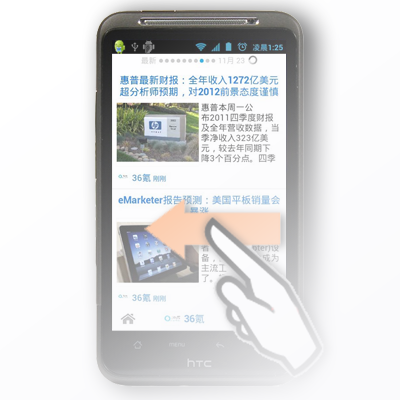
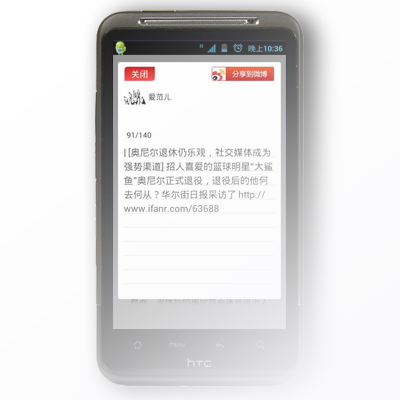
Before/after of a 400×400 layered artwork. What changed in the layer stack:
added group "Group 2" with 1 layers above "Group 1" over [113, 41, 286, 329]
added layer "Layer 5" in group "Group 2" over [113, 41, 286, 329]
moved "Layer 4" into group "Group 1" over [144, 199, 325, 379]
moved "Layer 3" into group "Group 1" over [112, 40, 286, 331]
